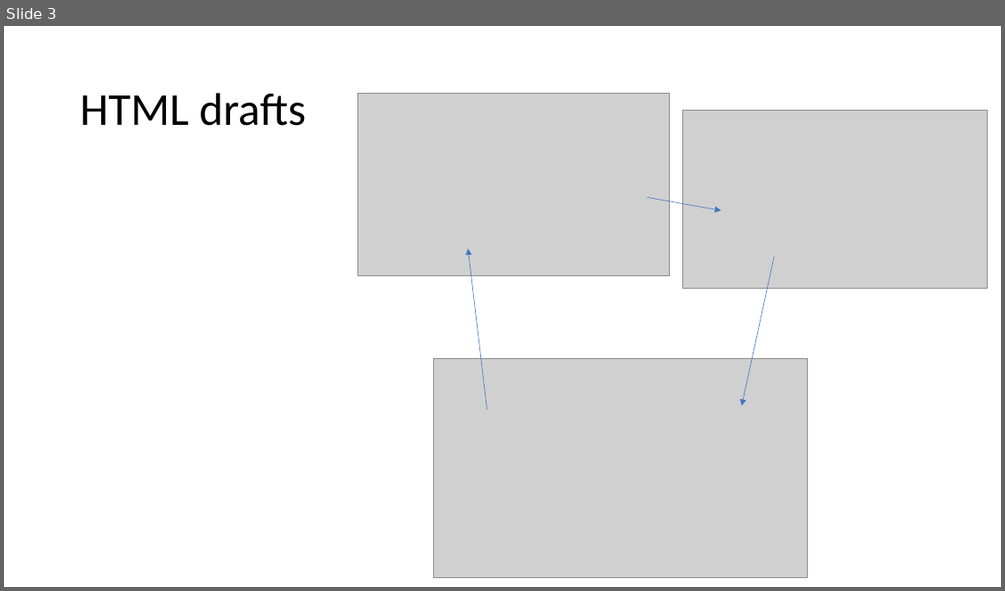
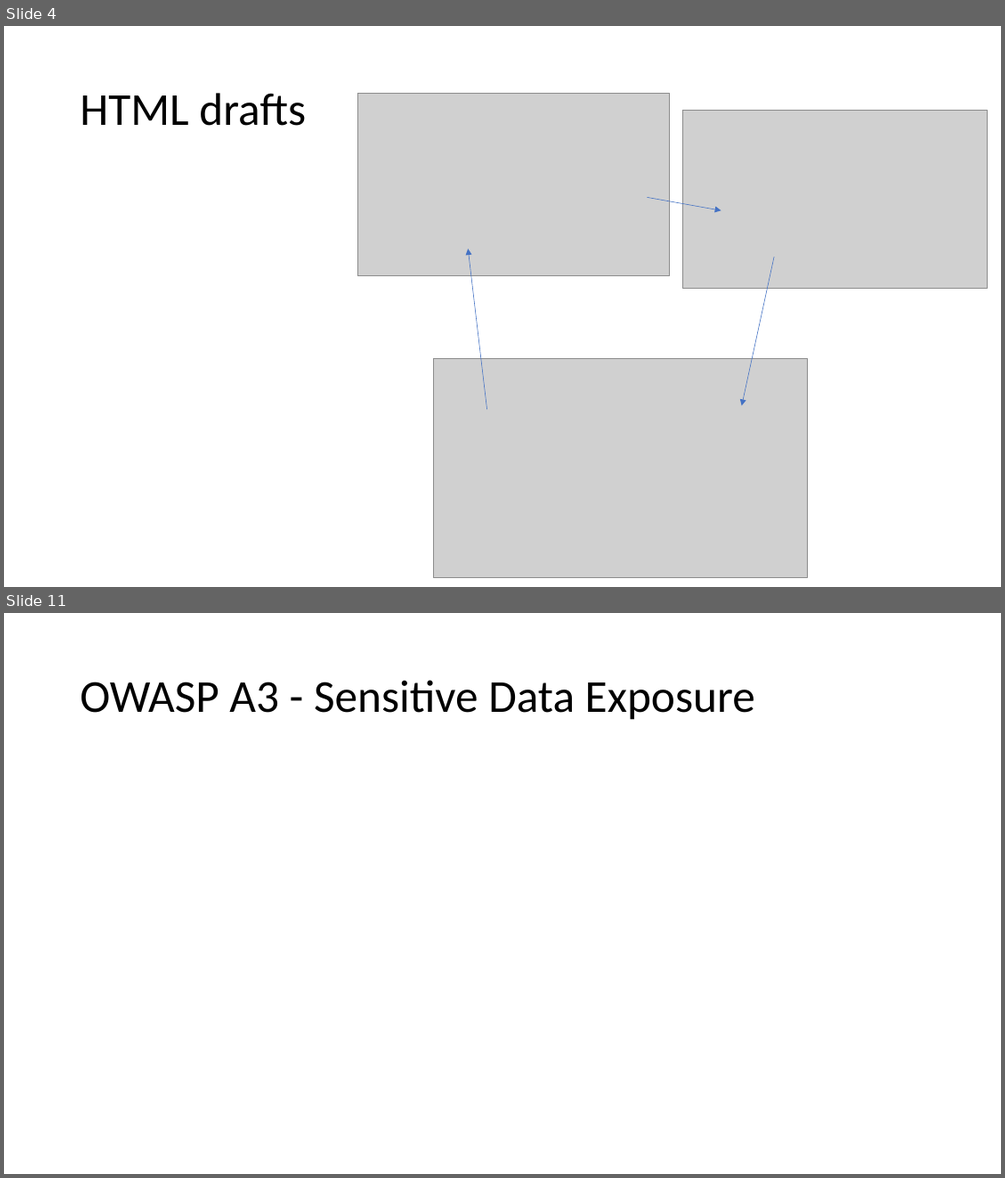
Before and after one commit to jkunnas58/dat250_netbank_fall_2020, a slide deck: Project_report_group_9.pptx. Shown one above the other, each under a label of ours: slide 3 before the commit, slides 4 and 11 after it; the slides between them are not shown. The pictures are 1005x591 and 1005x1178 pixels, drawn with LibreOffice and Linux fonts; fonts in the diff are those of the drawing; grey boxes stand for pictures. Boxes give left, top, right and bottom in pixels: in the first picture for what was removed or moved away, otherwise in the second. Text is boxed around its words. In the diff, an @@ line names an element or a change of style, - is before the commit and + after.

```diff
--- a/Project_report_group_9.pptx
+++ b/Project_report_group_9.pptx
@@ slide 11 added at (4, 613, 1001, 1174), background #FFFFFF @@
@@ title added at (80, 680, 755, 720), 44 pt, text #000000 @@
+OWASP A3 - Sensitive Data Exposure
@@ what was slide 3 is now slide 4 @@
```
Also in this commit, not shown: 3 slides changed, 16 other slides added, 1 other file.
